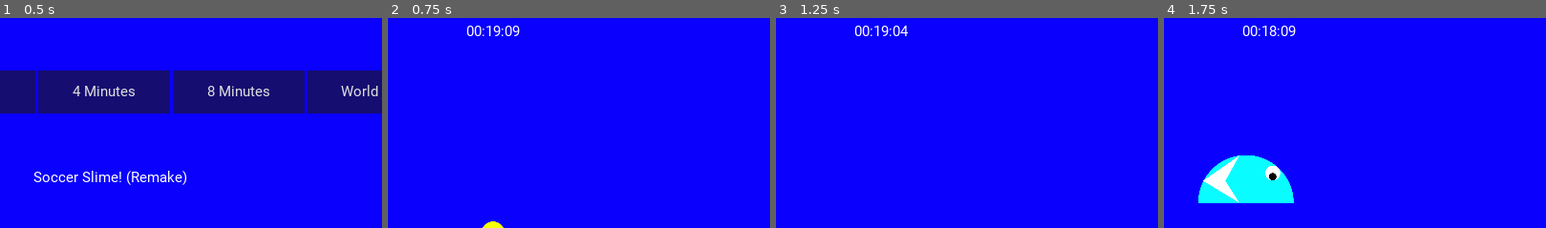
Above: before the commit, frames 1-4 (left to right).
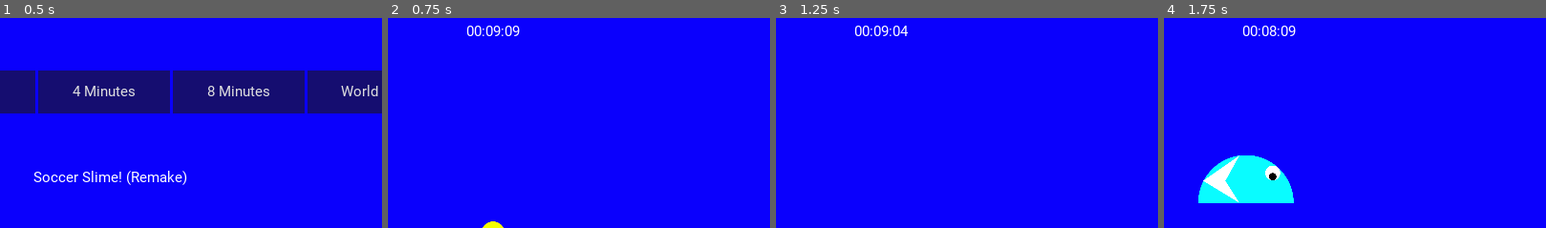
Above: after the commit, the same moments.

Repository: hectorbennett/slime-soccer
Game: Godot game, scene res://src/Main/Game.tscn
Same seed, same stepped clock (60 frames per second), same inputs: the game is played once before the commit and once after it.
Inputs:
- Up to frame 1 (0.5 s): no input
- Up to frame 2 (0.75 s): click "1 Minute" at 0.5 s
- Up to frame 3 (1.25 s): no input
- Up to frame 4 (1.75 s): tap Enter at 1.25 s; hold D (ui_right) from 1.28 s (still down); tap W (ui_up) at 1.52 s
The pictures show only the part of the screen within x 36-86%, y 4-54%; the shares and areas given below are measured in that part.

Frame 1 is identical in both runs. In frame 2, less than 0.1% of the frame differs, in the area x 25-28%, y 3-9%; in frame 3, less than 0.1%; in frame 4, less than 0.1%.

Commit message:
Add victory message

Diff:
--- a/src/Gui/Gui.gd
+++ b/src/Gui/Gui.gd
@@ -54,7 +54,7 @@
 	emit_signal("message_completed")
 
 func _on_1Min_button_up():
-	emit_signal('start_game', 200)
+	emit_signal('start_game', 100)
 
 func _on_2Min_button_down():
 	emit_signal('start_game', 1200)
@@ -103,7 +103,13 @@
 func _on_Game_game_ended() -> void:
 	$Splash.show()
 	$TimerLabel.hide();
-	show_default_message()
+
+	$Message.text = "And that's the final whistle!\n{left_team} ({left_score})     {right_team} ({right_score})".format({
+		'left_team': $"../SlimeLeft".team['name'],
+		'left_score': Globals.left_score,
+		'right_team': $"../SlimeRight".team['name'],
+		'right_score': Globals.right_score,
+	})
 
 func _on_GoalLeft_goal_hanging_value_changed(value) -> void:
 	$LeftGoalHangingProgressBar.value = value
--- a/src/Main/Game.gd
+++ b/src/Main/Game.gd
@@ -40,6 +40,7 @@
 func end_game() -> void:
 	emit_signal("game_ended")
 	$GameTimer.stop()
+	get_tree().paused = true
 
 func set_smiles() -> void:
 	if Globals.left_score >= Globals.right_score + 3:
